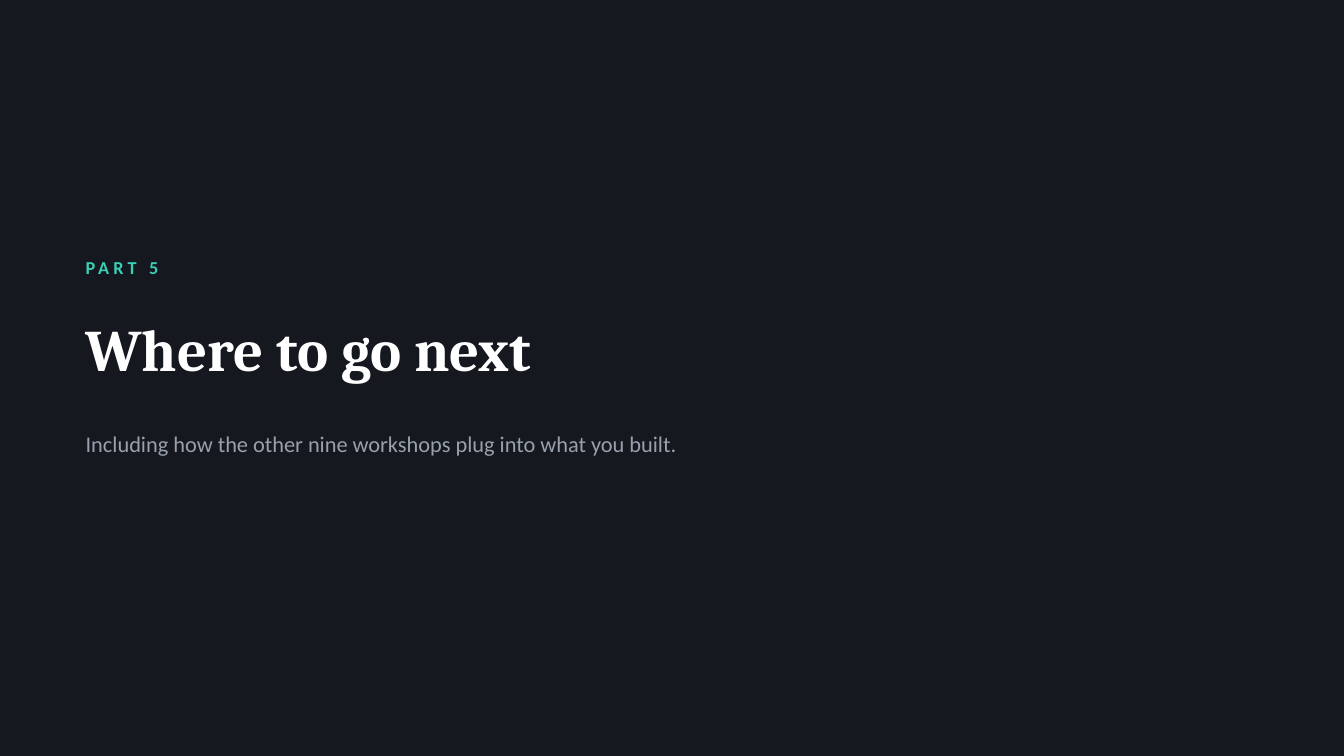
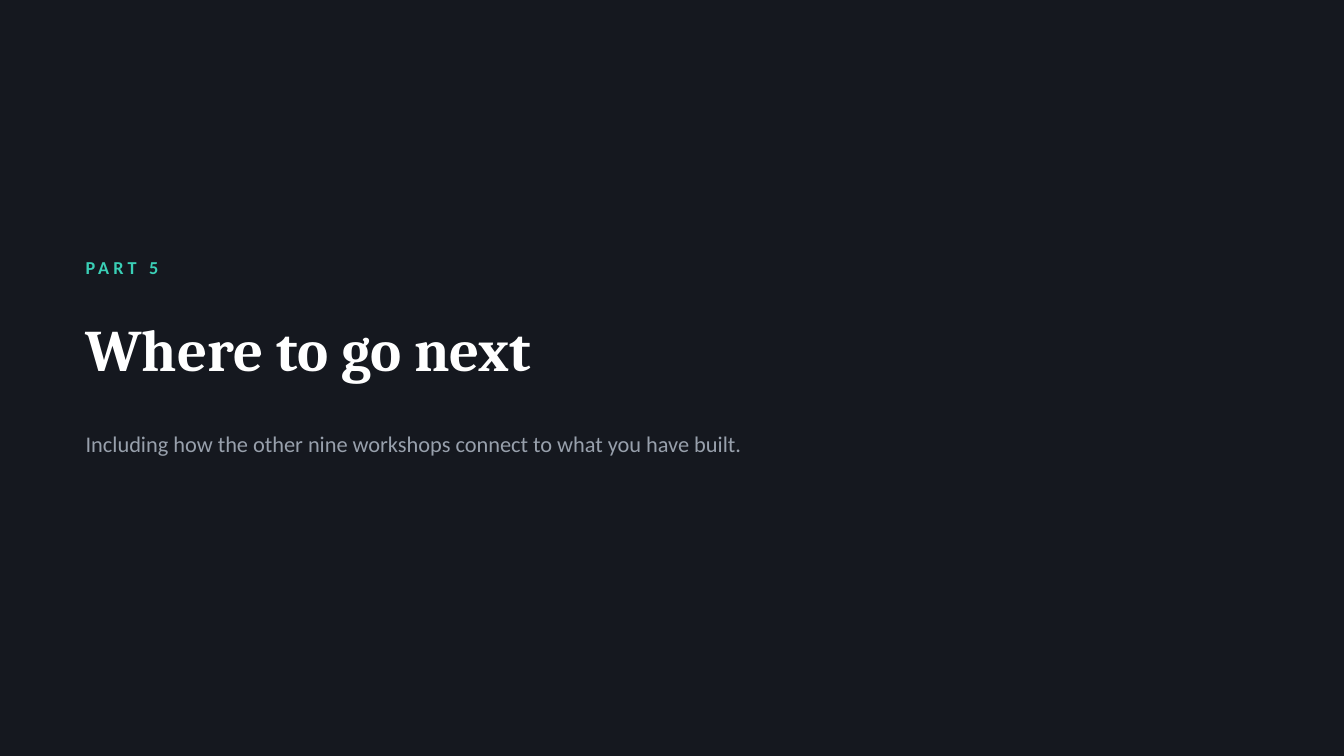
Before and after one commit to Shamsu3100/demon-, a slide deck: slide 73 of Nexus_Workshop_Deck.pptx. Drawn at 1344x756 pixels with LibreOffice and Linux fonts; fonts in the diff are those of the drawing. Boxes give left, top, right and bottom in pixels: in the first picture for what was removed or moved away, otherwise in the second. Text is boxed around its words. In the diff, an @@ line names an element or a change of style, - is before the commit and + after.

```diff
--- a/Nexus_Workshop_Deck.pptx
+++ b/Nexus_Workshop_Deck.pptx
@@ text at (86,436,741,456): text changed @@
-Including how the other nine workshops plug into what you built.
+Including how the other nine workshops connect to what you have built.
```
Also in this commit, not shown: 1 slide added, 1 slide removed.
